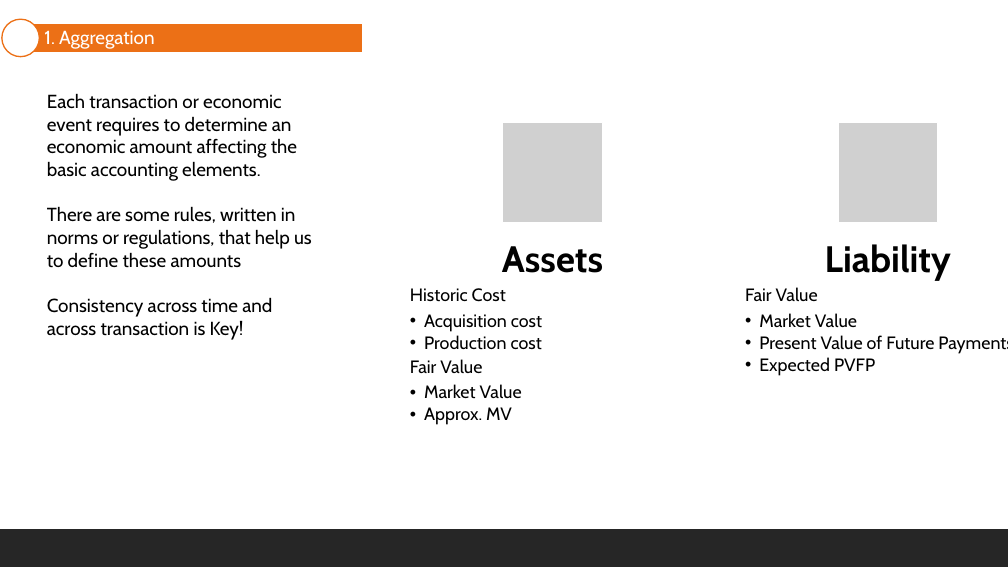
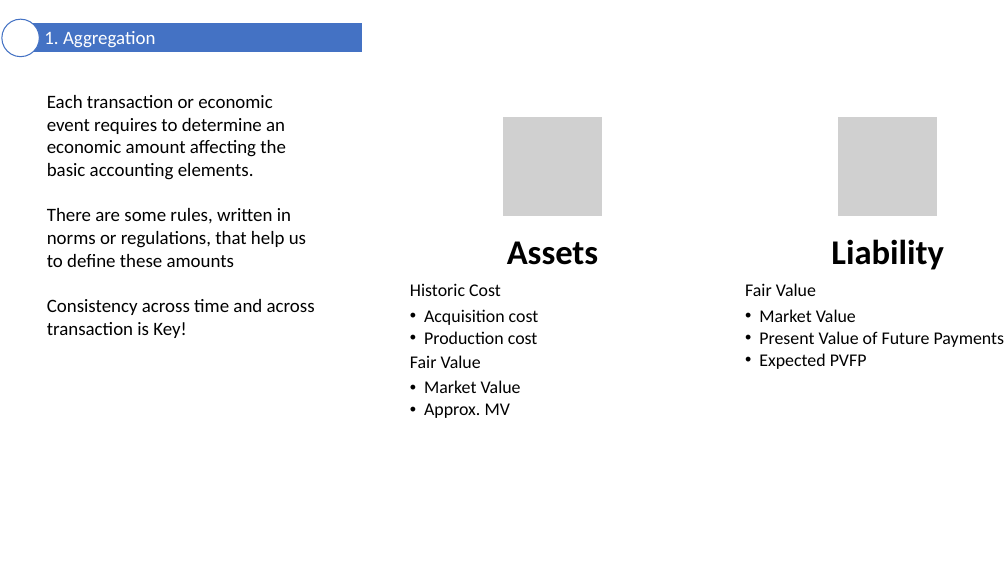
Before and after one commit to mortizm1988/lecture_financial_statements_analysis, a slide deck: slide 21 of topic_1_foundations.pptx. Drawn at 1008x567 pixels with LibreOffice and Linux fonts; fonts in the diff are those of the drawing; grey boxes stand for pictures. Boxes give left, top, right and bottom in pixels: in the first picture for what was removed or moved away, otherwise in the second. Text is boxed around its words. In the diff, an @@ line names an element or a change of style, - is before the commit and + after.

```diff
--- a/topic_1_foundations.pptx
+++ b/topic_1_foundations.pptx
@@ ellipse at (2, 19, 39, 57): outline #EC7016 1.25 pt to #4472C4 1 pt @@
@@ freeform shape "1. Aggregation" at (20, 23, 362, 53): font Cabin to Calibri; fill #EC7016 to #4472C4; outline #FFFFFF 1.25 pt to #FFFFFF 1 pt @@
@@ picture: place and size @@
-picture at (503, 123, 603, 222)
+picture at (503, 117, 603, 217)
@@ picture: place and size @@
-picture at (838, 123, 938, 222)
+picture at (838, 117, 938, 217)
@@ text "Assets" at (507, 241, 598, 265): size 35 to 33 pt, font Cabin to Calibri @@
@@ text "Liability" at (831, 239, 944, 270): size 35 to 33 pt, font Cabin to Calibri @@
@@ font Cabin to Calibri in 3 elements at (47, 95, 315, 338), (410, 283, 539, 418), (745, 283, 1005, 369) @@
@@ rectangle removed at (0, 529, 1008, 567) @@
```
Also in this commit, not shown: 37 other slides changed, 2 other files.
